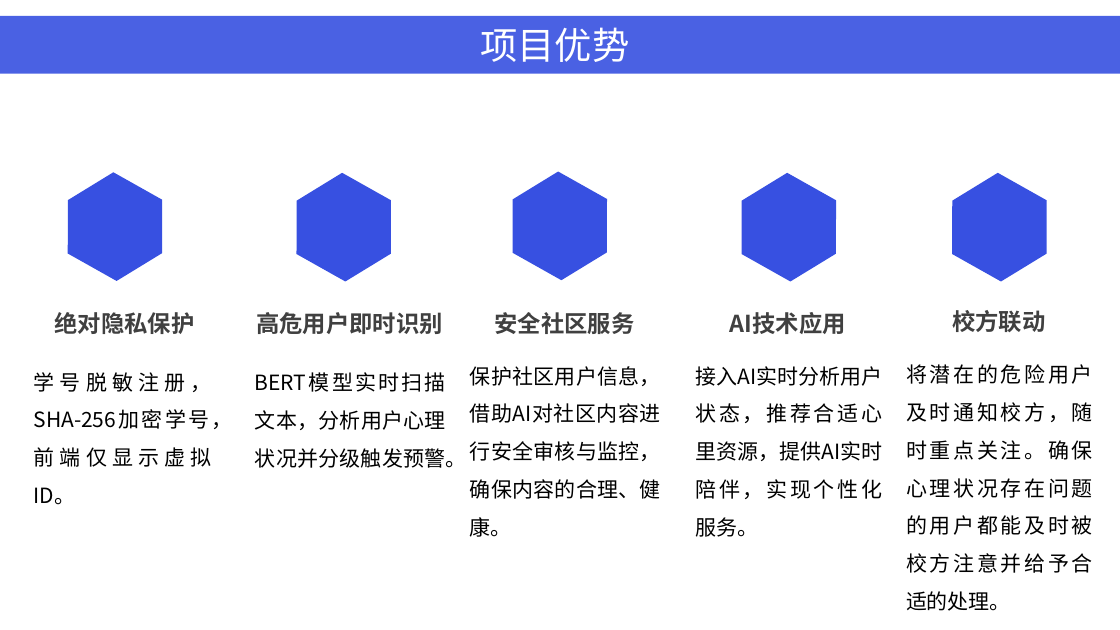
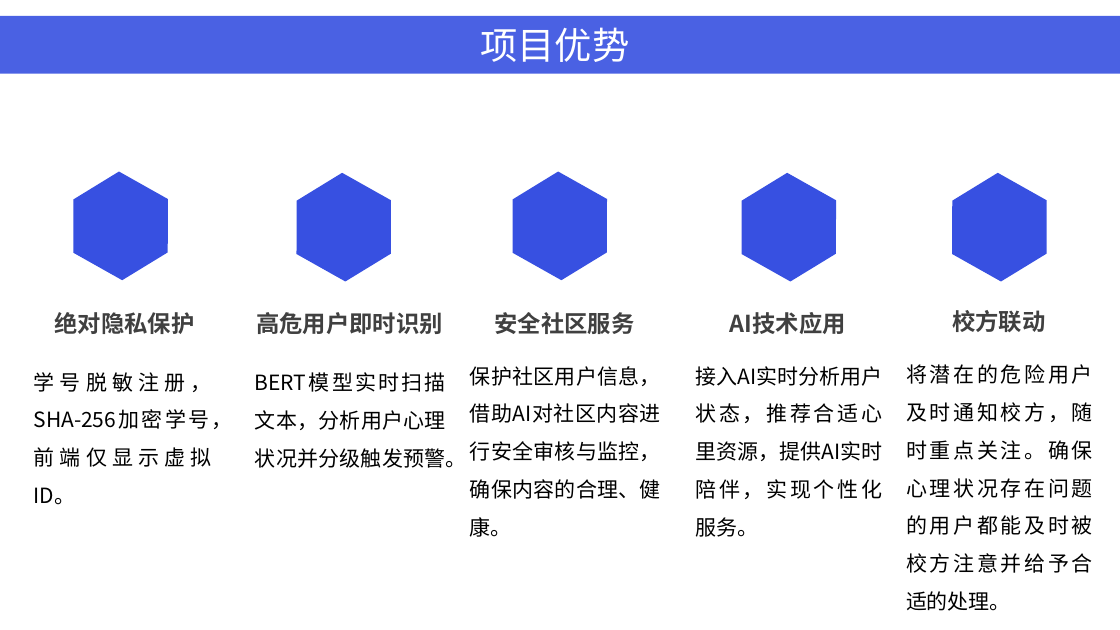
Before and after one commit to sisyphus111/SE2303, a slide deck: slide 16 of 界面原型迭代报告.pptx. Drawn at 1120x630 pixels with LibreOffice and Linux fonts; fonts in the diff are those of the drawing. Boxes give left, top, right and bottom in pixels: in the first picture for what was removed or moved away, otherwise in the second. Text is boxed around its words. In the diff, an @@ line names an element or a change of style, - is before the commit and + after.

```diff
--- a/界面原型迭代报告.pptx
+++ b/界面原型迭代报告.pptx
@@ hexagon: place and size @@
-hexagon at (45,160,185,294)
+hexagon at (50,159,191,293)
```
Also in this commit, not shown: 1 slide added.
